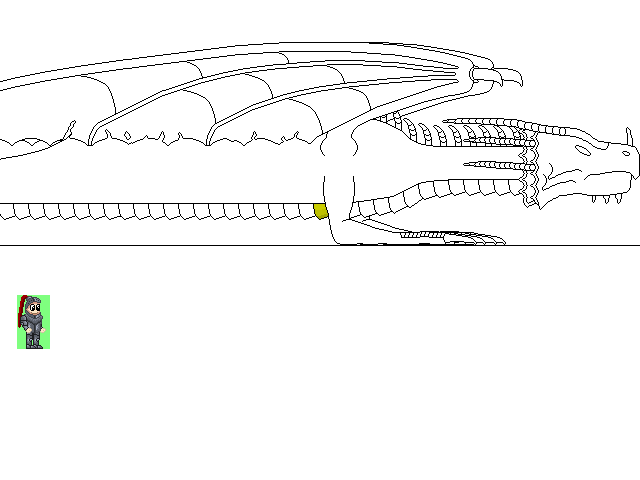
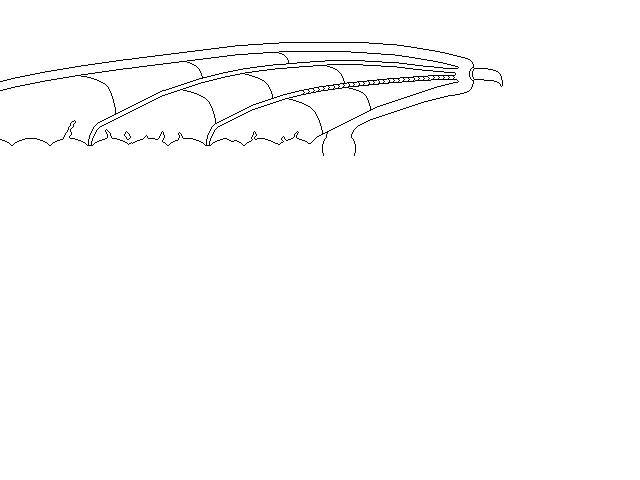
Layers edited between the first and the second 640×480 image:
painted on "New Layer#1" over [303, 76, 455, 156]
hid "New Layer#12", painted on it over [321, 176, 477, 245]
hid "New Layer#13" over [411, 231, 486, 245]
hid "New Layer#5" over [0, 245, 640, 246]
hid "New Layer" over [17, 118, 640, 349]
hid "New Layer#7", painted on it over [0, 88, 525, 220]
hid "New Layer#2" over [20, 42, 523, 156]
hid "New Layer#15" over [338, 162, 497, 245]
hid "New Layer#14" over [431, 231, 506, 245]
